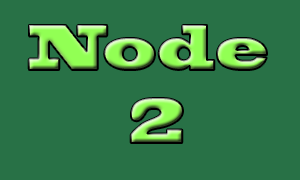
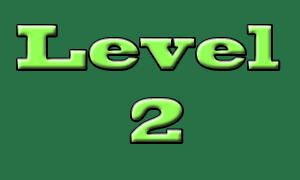
Comparing the layer stacks of the two 300 × 180 images. Changes:
renamed "Node 2" to "Level 2", painted on it over (17, 25, 280, 71)
